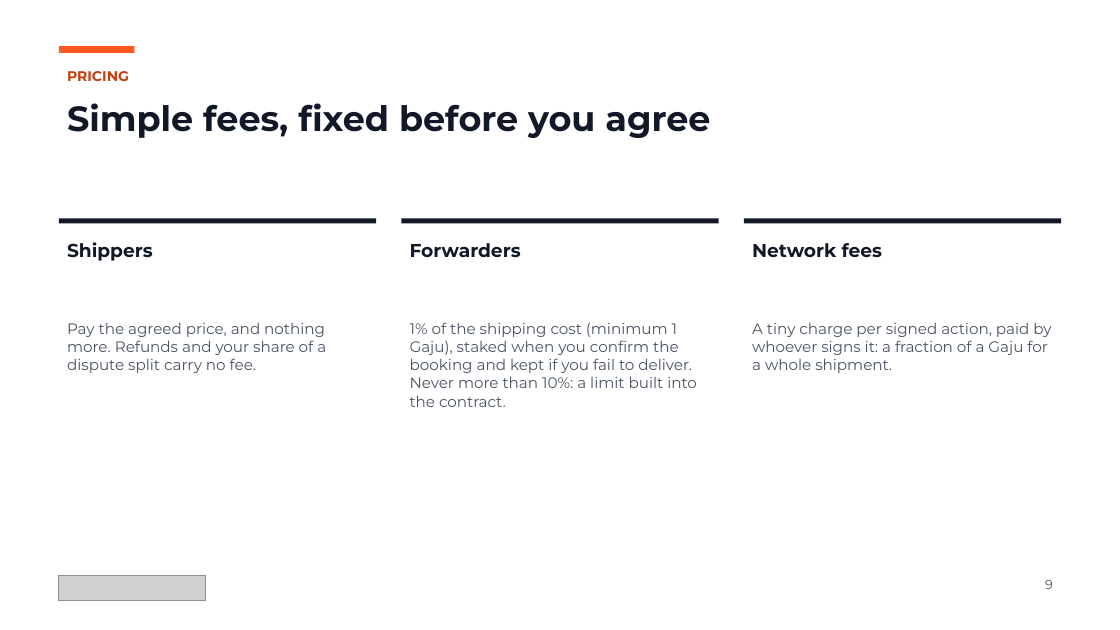
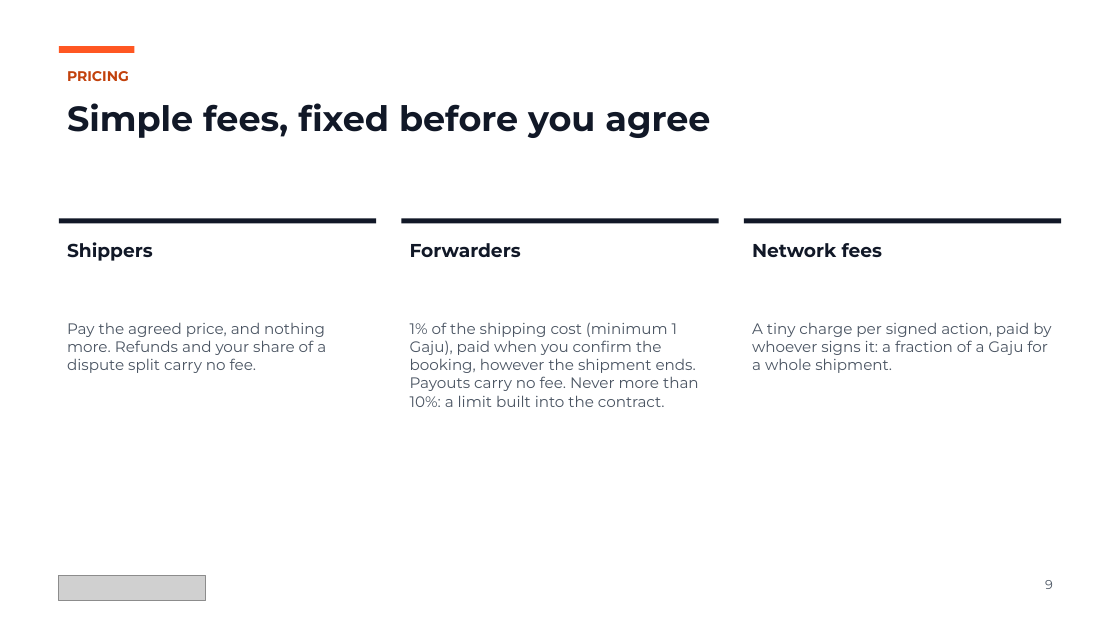
Before and after one commit to shanepreater/gajufreight, a slide deck: slide 9 of docs/pitch/gajufreight-pitch-deck.pptx. Drawn at 1120x630 pixels with LibreOffice and Linux fonts; fonts in the diff are those of the drawing; grey boxes stand for pictures. Boxes give left, top, right and bottom in pixels: in the first picture for what was removed or moved away, otherwise in the second. Text is boxed around its words. In the diff, an @@ line names an element or a change of style, - is before the commit and + after.

```diff
--- a/docs/pitch/gajufreight-pitch-deck.pptx
+++ b/docs/pitch/gajufreight-pitch-deck.pptx
@@ text at (x1=410, y1=322, x2=699, y2=407): text changed @@
-1% of the shipping cost (minimum 1 Gaju), staked when you confirm the booking and kept if you fail to deliver. Never more than 10%: a limit built into the contract.
+1% of the shipping cost (minimum 1 Gaju), paid when you confirm the booking, however the shipment ends. Payouts carry no fee. Never more than 10%: a limit built into the contract.
```
Also in this commit, not shown: 3 other slides changed, 3 other files.
